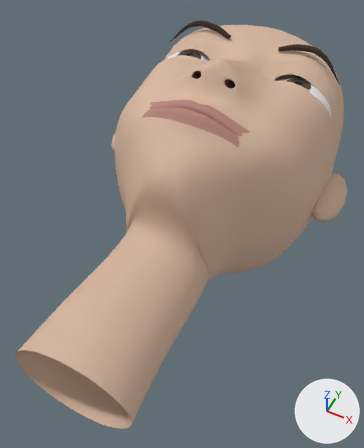
A saved change to the Blender file development/blender-face/assets/adult-control-cage.blend.
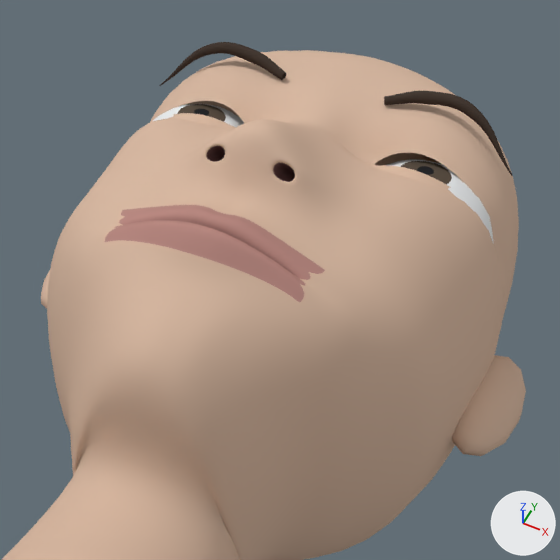
Old and new are each drawn whole from a 50 mm camera at (0.107, 1.29, 0.264) aimed at (-0.006, 1.516, -0.018) and again close up on the part from 25% to 100% of the width and 0% to 61% of the height. Arrows for +X, +Y and +Z are at lower right; the lights stay in place. The older version's two pictures come first.

The first close-up shows 'Brow -1', 'Brow 1', 'Ear 1', 'Eye -1', 'Eye 1', 'Original adult control cage' and 1 more.
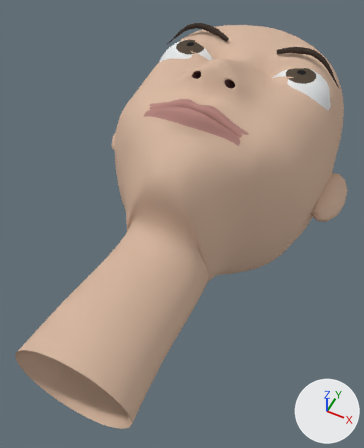
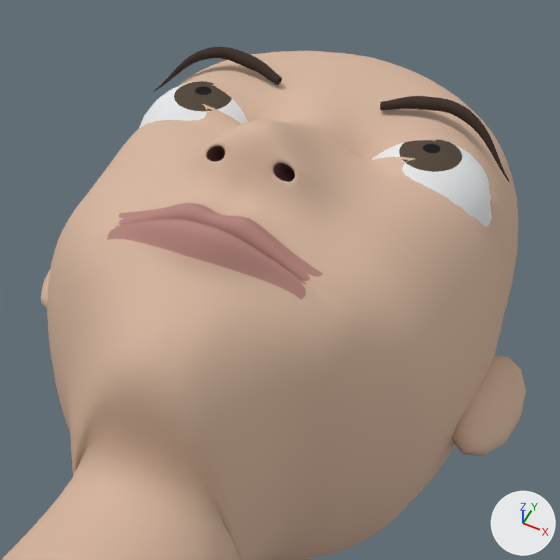
Location of each change, (x1, y1, x2, y2) in pixels of the close-ups (560 x 560 px; the box of a moved part takes in the faces that stretch with it):
'Original adult control cage', reshaped
    before: (2, 50, 519, 560)
    after: (2, 51, 518, 560)
'Eye 1', reshaped
    before: (386, 159, 494, 243)
    after: (371, 139, 492, 227)
'Eye -1', reshaped
    before: (153, 104, 244, 127)
    after: (139, 81, 248, 128)
'Brow 1', reshaped
    before: (384, 91, 512, 176)
    after: (380, 96, 509, 182)
'Brow -1', reshaped
    before: (159, 42, 286, 86)
    after: (154, 47, 282, 91)
part 1 of me_adult_facial_edge_loop_cage, moved or reshaped
    before: (75, 192, 383, 355)
    after: (76, 192, 383, 355)
part 2 of me_adult_facial_edge_loop_cage, built on
    before: (128, 51, 519, 329)
    after: (127, 51, 518, 329)

Edits to the bpy script that builds the scene:
```text
Change me_adult_facial_edge_loop_cage:
    remove me_adult_facial_edge_loop_cage.from_pydata(...)  # 278 vertices, 244 faces; spans x 0.0..0.085, y 1.368..1.714, z -0.107..0.102
    add me_adult_facial_edge_loop_cage.from_pydata(...)  # 304 vertices, 268 faces; spans x 0.0..0.085, y 1.368..1.714, z -0.107..0.102
    me_adult_facial_edge_loop_cage part 1: 33 vertices moved from x 0.0..0.036, y 1.508..1.528, z 0.067..0.087 to x 0.0..0.036, y 1.507..1.528, z 0.066..0.09
    me_adult_facial_edge_loop_cage part 2: 10 vertices moved from x 0.0..0.069, y 1.589..1.622, z 0.062..0.079 to x 0.0..0.069, y 1.587..1.619, z 0.062..0.079; 7 vertices removed from x 0.02..0.067, y 1.594..1.605, z 0.056..0.072; 33 vertices added at x 0.019..0.068, y 1.594..1.609, z 0.056..0.076
Change me_one_continuous_eye_globe:
    remove me_one_continuous_eye_globe.from_pydata(...)  # 450 vertices, 480 faces; spans x -0.0703..-0.0137, y 1.5752..1.6248, z 0.0094..0.0684
    add me_one_continuous_eye_globe.from_pydata(...)  # 562 vertices, 600 faces; spans x -0.0674..-0.017, y 1.5757..1.6273, z 0.0252..0.076
    me_one_continuous_eye_globe part 3: 450 vertices removed from x -0.0703..-0.0137, y 1.5752..1.6248, z 0.0094..0.0684; 562 vertices added at x -0.0674..-0.017, y 1.5757..1.6273, z 0.0252..0.076
Change me_one_continuous_eye_globe_001:
    remove me_one_continuous_eye_globe_001.from_pydata(...)  # 450 vertices, 480 faces; spans x 0.0137..0.0703, y 1.5752..1.6248, z 0.0094..0.0684
    add me_one_continuous_eye_globe_001.from_pydata(...)  # 562 vertices, 600 faces; spans x 0.017..0.0674, y 1.5757..1.6273, z 0.0252..0.076
    me_one_continuous_eye_globe_001 part 4: 450 vertices removed from x 0.0137..0.0703, y 1.5752..1.6248, z 0.0094..0.0684; 562 vertices added at x 0.017..0.0674, y 1.5757..1.6273, z 0.0252..0.076
Change cu_brow_curve:
    where _sp = cu_brow_curve.splines.new('BEZIER'); _sp.bezier_points.add(3)
    remove _sp.bezier_points.foreach_set('co', [-0.019, 1.62, 0.078, -0.032, 1.623, 0.081, -0.048, 1.622, 0.081, -0.068, 1.617, 0.064])
    remove _sp.bezier_points.foreach_set('handle_left', [-0.0139, 1.619, 0.0768, -0.0267, 1.623, 0.0804, -0.0422, 1.623, 0.0831, -0.0602, 1.619, 0.0706])
    remove _sp.bezier_points.foreach_set('handle_right', [-0.0241, 1.621, 0.0792, -0.0382, 1.623, 0.0817, -0.0577, 1.621, 0.0775, -0.0758, 1.615, 0.0574])
    add _sp.bezier_points.foreach_set('co', [-0.019, 1.616, 0.078, -0.032, 1.619, 0.081, -0.048, 1.618, 0.081, -0.068, 1.613, 0.064])
    add _sp.bezier_points.foreach_set('handle_left', [-0.0139, 1.615, 0.0768, -0.0267, 1.619, 0.0804, -0.0422, 1.619, 0.0831, -0.0602, 1.615, 0.0706])
    add _sp.bezier_points.foreach_set('handle_right', [-0.0241, 1.617, 0.0792, -0.0382, 1.619, 0.0817, -0.0577, 1.617, 0.0775, -0.0758, 1.611, 0.0574])
Change cu_brow_curve_001:
    where _sp = cu_brow_curve_001.splines.new('BEZIER'); _sp.bezier_points.add(3)
    remove _sp.bezier_points.foreach_set('co', [0.019, 1.62, 0.078, 0.032, 1.623, 0.081, 0.048, 1.622, 0.081, 0.068, 1.617, 0.064])
    remove _sp.bezier_points.foreach_set('handle_left', [0.0139, 1.619, 0.0768, 0.0267, 1.623, 0.0804, 0.0422, 1.623, 0.0831, 0.0602, 1.619, 0.0706])
    remove _sp.bezier_points.foreach_set('handle_right', [0.0241, 1.621, 0.0792, 0.0382, 1.623, 0.0817, 0.0577, 1.621, 0.0775, 0.0758, 1.615, 0.0574])
    add _sp.bezier_points.foreach_set('co', [0.019, 1.616, 0.078, 0.032, 1.619, 0.081, 0.048, 1.618, 0.081, 0.068, 1.613, 0.064])
    add _sp.bezier_points.foreach_set('handle_left', [0.0139, 1.615, 0.0768, 0.0267, 1.619, 0.0804, 0.0422, 1.619, 0.0831, 0.0602, 1.615, 0.0706])
    add _sp.bezier_points.foreach_set('handle_right', [0.0241, 1.617, 0.0792, 0.0382, 1.619, 0.0817, 0.0577, 1.617, 0.0775, 0.0758, 1.611, 0.0574])
```
